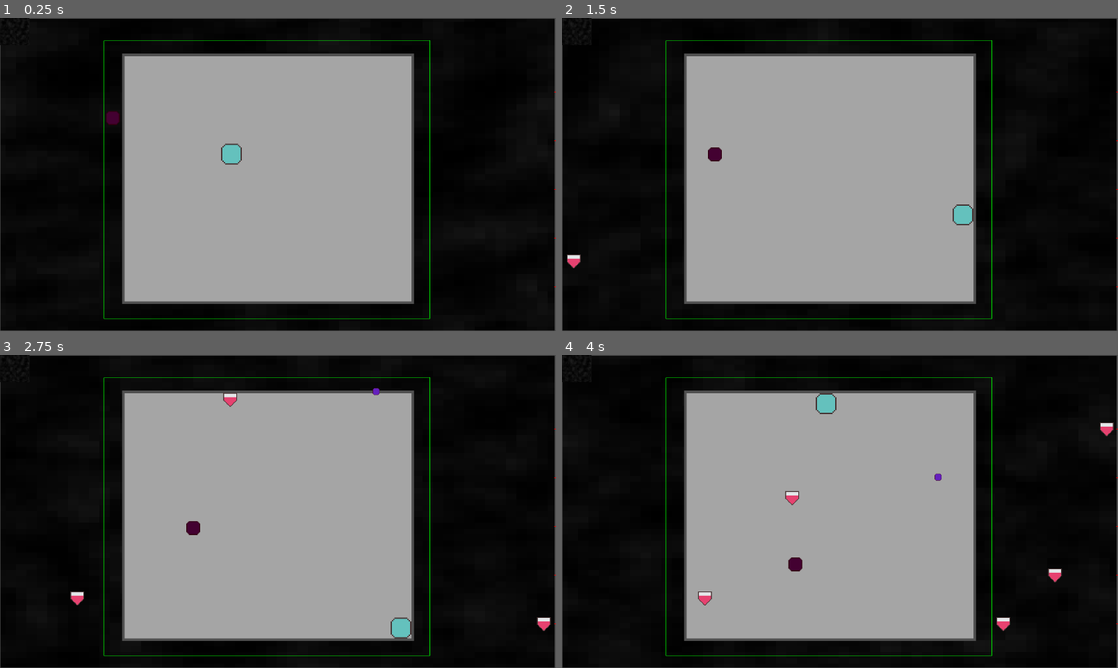
Above: before the commit, frames 1-4 (two rows, left to right).
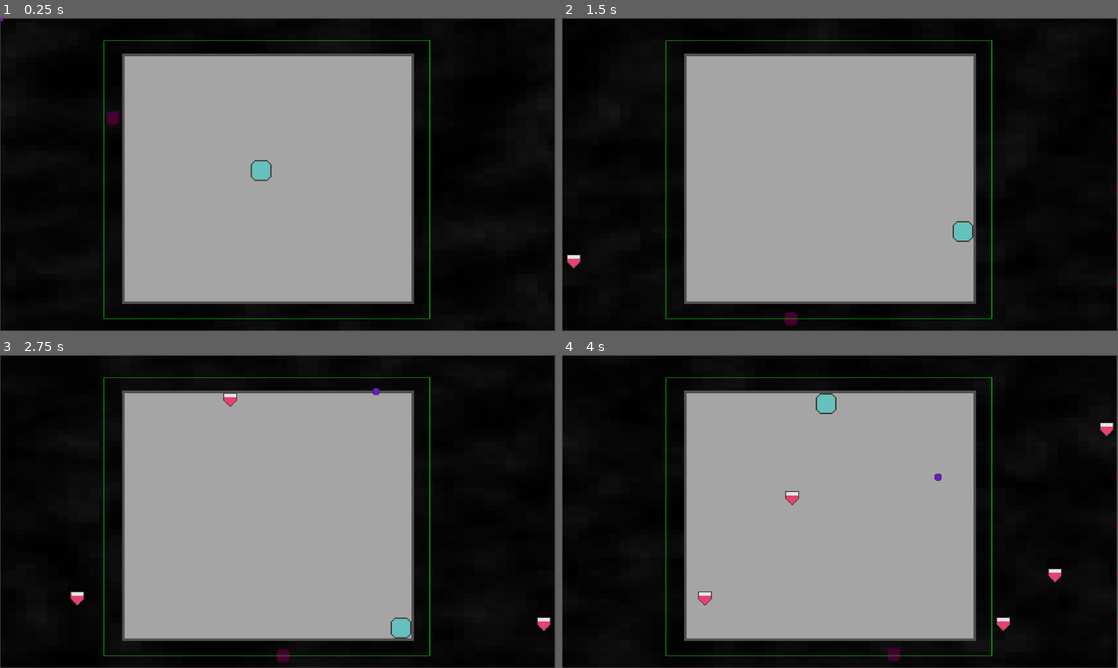
Above: after the commit, the same moments.

Repository: NathanPip/only-one
Game: Godot game, scene res://scenes/game.tscn
Two runs of this game, one before a commit and one after it. Both use one fixed random seed, a clock stepped at 60 frames per second and the inputs below. The engine's default icon, where the game draws it, is replaced by a stand-in: a white triangle on a blue panel in a dark square.
Inputs:
- Up to frame 1 (0.25 s): no input
- Up to frame 2 (1.5 s): hold D (move_right) 0.53-1.28 s; hold Space (action) 0.53-1.28 s; hold S (move_down) from 1.28 s (still down); tap Space (action) at 1.35 s
- Up to frame 3 (2.75 s): release S (move_down) at 2.03 s; hold D (move_right) from 2.03 s (still down); hold Space (action) from 2.03 s (still down)
- Up to frame 4 (4 s): release D (move_right) at 2.78 s; release Space (action) at 2.78 s; hold W (move_up) 2.78-3.53 s; tap Space (action) at 2.85 s; hold A (move_left) from 3.53 s (still down); hold Space (action) from 3.53 s (still down)

The runs differ from the first frame. In frame 1, 0.5% of the frame differs, in the area x 0-49%, y 0-53%; in frame 2, 0.6%, in the area x 0-74%, y 0-99%; in frame 3, 0.2%; in frame 4, 0.2%.

Commit message:
add font, gameover screen, reseting game

Diff:
--- a/project.godot
+++ b/project.godot
@@ -15,10 +15,18 @@
 config/features=PackedStringArray("4.4", "GL Compatibility")
 config/icon="res://sprites/icon.svg"
 
+[autoload]
+
+Globals="*res://scripts/globals.gd"
+
 [display]
 
 window/size/viewport_width=1280
 window/size/viewport_height=720
+
+[gui]
+
+theme/custom_font="uid://cfuc7ejej4cug"
 
 [input]
 
--- a/scenes/ex.tscn
+++ b/scenes/ex.tscn
@@ -3,9 +3,10 @@
 [ext_resource type="Texture2D" uid="uid://dujl40unr4emm" path="res://sprites/blue_square.png" id="1_8ss4t"]
 [ext_resource type="Script" uid="uid://ciots22qctyu4" path="res://scripts/ex.gd" id="2_ro54v"]
 
-[node name="Ex" type="Sprite2D" node_paths=PackedStringArray("border")]
+[node name="Ex" type="Node2D"]
+script = ExtResource("2_ro54v")
+
+[node name="Ex_sprite" type="Sprite2D" parent="."]
 modulate = Color(0.672242, 0.00597603, 0.260212, 1)
 scale = Vector2(2, 2)
 texture = ExtResource("1_8ss4t")
-script = ExtResource("2_ro54v")
-border = NodePath("")
--- a/scenes/game.tscn
+++ b/scenes/game.tscn
@@ -11,6 +11,7 @@
 [ext_resource type="Shader" uid="uid://c12oegfjt1476" path="res://shaders/bg.gdshader" id="5_kvpfn"]
 [ext_resource type="PackedScene" uid="uid://c882ticor1lf5" path="res://scenes/ex.tscn" id="10_dinhu"]
 [ext_resource type="PackedScene" uid="uid://b6en02fd8qgil" path="res://scenes/ex_border.tscn" id="11_kvuet"]
+[ext_resource type="Script" uid="uid://b3ksaqieodvb4" path="res://scripts/game_over_scene.gd" id="12_dinhu"]
 
 [sub_resource type="FastNoiseLite" id="FastNoiseLite_kvpfn"]
 
@@ -35,25 +36,6 @@
 
 [sub_resource type="RectangleShape2D" id="RectangleShape2D_q5unj"]
 size = Vector2(665, 16)
-
-[sub_resource type="FastNoiseLite" id="FastNoiseLite_ir15t"]
-frequency = 0.0126
-
-[sub_resource type="NoiseTexture2D" id="NoiseTexture2D_ca42v"]
-noise = SubResource("FastNoiseLite_ir15t")
-
-[sub_resource type="FastNoiseLite" id="FastNoiseLite_rysoc"]
-
-[sub_resource type="NoiseTexture2D" id="NoiseTexture2D_ssvqc"]
-noise = SubResource("FastNoiseLite_rysoc")
-
-[sub_resource type="ShaderMaterial" id="ShaderMaterial_264po"]
-shader = ExtResource("5_kvpfn")
-shader_parameter/noise = SubResource("NoiseTexture2D_ca42v")
-shader_parameter/noise2 = SubResource("NoiseTexture2D_ssvqc")
-shader_parameter/speed = 0.0
-shader_parameter/lightness = 0.2
-shader_parameter/pixelate_amt = 26.8
 
 [node name="Node2D" type="Node2D"]
 
@@ -101,7 +83,7 @@
 shape = SubResource("RectangleShape2D_q5unj")
 
 [node name="Player" parent="Game" instance=ExtResource("1_4jkwy")]
-position = Vector2(533, 313)
+position = Vector2(601, 351)
 speed = 700.0
 
 [node name="Spawner_Group4" parent="Game" instance=ExtResource("4_s716r")]
@@ -135,13 +117,63 @@
 size = Vector2(750, 640)
 
 [node name="GameOver" type="Control" parent="."]
+visible = false
 layout_mode = 3
 anchors_preset = 0
-offset_right = 40.0
-offset_bottom = 40.0
+offset_right = 1280.0
+offset_bottom = 720.0
+script = ExtResource("12_dinhu")
 
 [node name="ColorRect" type="ColorRect" parent="GameOver"]
-material = SubResource("ShaderMaterial_264po")
 layout_mode = 0
-offset_right = 68.0
-offset_bottom = 62.0
+offset_right = 1278.0
+offset_bottom = 721.0
+color = Color(0, 0, 0, 0.882353)
+
+[node name="Title" type="RichTextLabel" parent="GameOver"]
+layout_mode = 0
+offset_left = -1.0
+offset_top = 128.0
+offset_right = 1278.0
+offset_bottom = 260.0
+theme_override_font_sizes/normal_font_size = 64
+text = "You Broke"
+fit_content = true
+horizontal_alignment = 1
+vertical_alignment = 1
+
+[node name="Stat_Label" type="RichTextLabel" parent="GameOver"]
+layout_mode = 0
+offset_left = 1.0
+offset_top = 270.0
+offset_right = 1280.0
+offset_bottom = 312.0
+theme_override_font_sizes/normal_font_size = 24
+text = "You Lasted: "
+fit_content = true
+horizontal_alignment = 1
+vertical_alignment = 1
+
+[node name="Stat" type="RichTextLabel" parent="GameOver"]
+layout_mode = 0
+offset_left = 1.0
+offset_top = 327.0
+offset_right = 1280.0
+offset_bottom = 391.0
+theme_override_font_sizes/normal_font_size = 24
+text = "0"
+fit_content = true
+horizontal_alignment = 1
+vertical_alignment = 1
+
+[node name="Restart" type="RichTextLabel" parent="GameOver"]
+layout_mode = 0
+offset_left = -1.0
+offset_top = 441.0
+offset_right = 1278.0
+offset_bottom = 573.0
+theme_override_font_sizes/normal_font_size = 42
+text = "Press Space To Restart"
+fit_content = true
+horizontal_alignment = 1
+vertical_alignment = 1
--- a/scenes/projectile.tscn
+++ b/scenes/projectile.tscn
@@ -1,10 +1,10 @@
 [gd_scene load_steps=3 format=3 uid="uid://cx3r6howwyucd"]
 
 [ext_resource type="Texture2D" uid="uid://cwrb7d4i5mynp" path="res://sprites/spike.png" id="1_3ijri"]
-[ext_resource type="Script" uid="uid://bmrhs6t42hu6d" path="res://scripts/projectile.gd" id="2_7kis1"]
+[ext_resource type="Script" uid="uid://bnd7c0g1h604n" path="res://scripts/basic_obstacle.gd" id="2_q3m7n"]
 
 [node name="Projectile" type="Sprite2D"]
 texture_filter = 1
 texture = ExtResource("1_3ijri")
-script = ExtResource("2_7kis1")
+script = ExtResource("2_q3m7n")
 size = 32.0
--- /dev/null
+++ b/scripts/basic_obstacle.gd
@@ -0,0 +1,6 @@
+extends Projectile
+
+
+func _on_impact(player: Player):
+	Globals.health -= 1
+	print(Globals.health)
--- a/scripts/ex.gd
+++ b/scripts/ex.gd
@@ -1,4 +1,5 @@
-extends Sprite2D
+class_name Ex
+extends Node2D
 
 @export var border: ExBorder
 @export var speed: float = 100
@@ -6,29 +7,41 @@
 var attacking: bool = false
 var traveling: bool = true
 
-func pick_point():
+func pick_point() -> Vector2:
 	var side = randi_range(0,3)
 	var pos = border.global_position
 	if side == 0:
-		attack_point = Vector2(pos.x, pos.y + randf_range(0, border.size.y))
+		return Vector2(pos.x, pos.y + randf_range(0, border.size.y))
 	elif side == 1:
-		attack_point = Vector2(pos.x + border.size.x, pos.y + randf_range(0, border.size.y))
+		return Vector2(pos.x + border.size.x, pos.y + randf_range(0, border.size.y))
 	elif side == 2:
-		attack_point = Vector2(pos.x + randf_range(0, border.size.x), pos.y)
+		return Vector2(pos.x + randf_range(0, border.size.x), pos.y)
 	else:
-		attack_point = Vector2(pos.x + randf_range(0, border.size.x), pos.y + border.size.y)
+		return Vector2(pos.x + randf_range(0, border.size.x), pos.y + border.size.y)
+
+func wait_for_attack():
+	pass
+
+func choose_attach():
+	pass
 
 func travel(delta: float):
 	self.position = self.position.move_toward(attack_point, delta*speed)
-	if self.position.distance_to(attack_point) <= 2:
-		pick_point()
+	if self.position.distance_to(attack_point) <= 1:
+		self.position = attack_point
+		attack_point = pick_point()
+
+func reset():
+	self.position = pick_point()
+	pass
 
 func _ready() -> void:
 	if border == null:
 		print("no ex border assigned")
 		get_tree().quit()
 
-	pick_point()
+	attack_point = pick_point()
+	Globals.reset_game.connect(reset)
 	pass
 
 func _process(delta: float) -> void:
--- a/scripts/game.gd
+++ b/scripts/game.gd
@@ -91,6 +91,14 @@
 			projectiles.append(p_inst)
 		ready_powerup_projectiles_map[inst.power_up_type] = p
 
+func reset():
+	for proj in projectiles:
+		proj.global_position = starting_spawn
+		proj.fired = false
+	proj_timer.wait_time = 1
+	powerup_timer.wait_time = randf_range(powerup_wait_range.x, powerup_wait_range.y)
+	pass
+
 # Called when the node enters the scene tree for the first time.
 func _ready() -> void:
 	proj_timer = get_node("Projectile_Timer")
@@ -107,6 +115,7 @@
 		if child is SpawnerGroup:
 			spawner_groups.append(child)
 
+	Globals.reset_game.connect(reset)
 	instantiate_projectiles(projectile_count, ready_projectiles, projectile_scene)
 	setup_powerups(power_up_resources)
 
--- /dev/null
+++ b/scripts/game_over_scene.gd
@@ -0,0 +1,5 @@
+extends Control
+
+func _input(event: InputEvent) -> void:
+	if event.is_action_pressed("action"):
+		Globals.reset_game.emit()
--- /dev/null
+++ b/scripts/globals.gd
@@ -0,0 +1,52 @@
+extends Node
+
+signal reset_game
+
+enum GameStateEnum {GAMEOVER, MENU, PAUSE, PLAYING}
+
+@export var starting_game_state: GameStateEnum = GameStateEnum.PLAYING
+var game_state: GameStateEnum = GameStateEnum.PLAYING:
+	set(val):
+		game_state = val
+		set_node_states()
+	get:
+		return game_state
+
+@export var starting_health: int = 3
+var health: int = 3:
+	set(val):
+		health = val
+		if val <= 0:
+			game_state = GameStateEnum.GAMEOVER
+	get:
+		return health
+var game_speed: float = 1
+var score: float = 0
+var game_node: Game
+var game_over_node: Control
+var menu_node: Control
+
+func set_node_states():
+	game_node.set_process(game_state == GameStateEnum.PLAYING)
+	game_node.set_physics_process(game_state == GameStateEnum.PLAYING)
+	for child in game_node.get_children():
+		child.set_process(game_state == GameStateEnum.PLAYING)
+		child.set_physics_process(game_state == GameStateEnum.PLAYING)
+	game_over_node.set_process_input(game_state == GameStateEnum.GAMEOVER)
+	game_over_node.visible = game_state == GameStateEnum.GAMEOVER
+
+func restart():
+	game_state = GameStateEnum.PLAYING
+	health = starting_health
+	game_speed = 1
+	score = 0
+	pass
+
+func _ready() -> void:
+	game_node = get_tree().get_root().get_node("Node2D").get_node("Game")
+	game_over_node = get_tree().get_root().get_node("Node2D").get_node("GameOver")
+	set_node_states()
+	health = starting_health
+	game_state = starting_game_state
+	reset_game.connect(restart)
+	pass
--- a/scripts/invulnerable_power_up.gd
+++ b/scripts/invulnerable_power_up.gd
@@ -1,4 +1,6 @@
 extends PowerUp
+
+
 
 func _activate(player: Player):
     player.invulnerable = true
--- a/scripts/player.gd
+++ b/scripts/player.gd
@@ -2,11 +2,14 @@
 extends CharacterBody2D
 
 @export var speed = 300.0
+@export var starting_position: Vector2 = Vector2(601, 351)
 var current_power_up: PowerUp
 var power_up_timer: float = 0:
 	set(val):
 		if val <= 0:
 			power_up_active = false
+			if current_power_up == null:
+				return
 			current_power_up._deactivate(self)
 			current_power_up = null
 			return
@@ -26,12 +29,6 @@
 	get:
 		return invulnerable
 
-func _input(event: InputEvent) -> void:
-	if event.is_action_pressed("action"):
-		if current_power_up != null && !power_up_active:
-			current_power_up._activate(self)
-			power_up_active = true
-
 func set_power_up(power_up: PowerUp):
 	current_power_up = power_up
 	power_up_timer = power_up.duration
@@ -43,10 +40,26 @@
 	else:
 		velocity = Vector2.ZERO
 
+func reset():
+	position = starting_position
+	power_up_active = false
+	current_power_up = null
+	power_up_timer = 0
+
+func _input(event: InputEvent) -> void:
+	if event.is_action_pressed("action"):
+		if current_power_up != null && !power_up_active:
+			current_power_up._activate(self)
+			power_up_active = true
+
 func _physics_process(_delta: float) -> void:
 	get_input()
 	move_and_slide()
 
+func _ready() -> void:
+	position = starting_position
+	Globals.reset_game.connect(reset)
+
 func _process(delta: float) -> void:
 	if power_up_active:
 		power_up_timer -= delta
--- a/scripts/spawner_group.gd
+++ b/scripts/spawner_group.gd
@@ -18,7 +18,7 @@
 
 # Called when the node enters the scene tree for the first time.
 func _ready() -> void:
-	game_node = get_tree().get_root().get_node("Game")
+	game_node = get_tree().get_root().get_node("Node2D").get_node("Game")
 	for child in get_children():
 		if child is Spawner:
 			spawners.append(child)
Binary file added: VCR_OSD_MONO_1.001.ttf
Not shown, added: VCR_OSD_MONO_1.001.ttf.import
Not shown: 1 places in scenes/game.tscn that only renumber resources
Not shown, added: scripts/basic_obstacle.gd.uid
Not shown, added: scripts/game_over_scene.gd.uid
Not shown, added: scripts/globals.gd.uid
